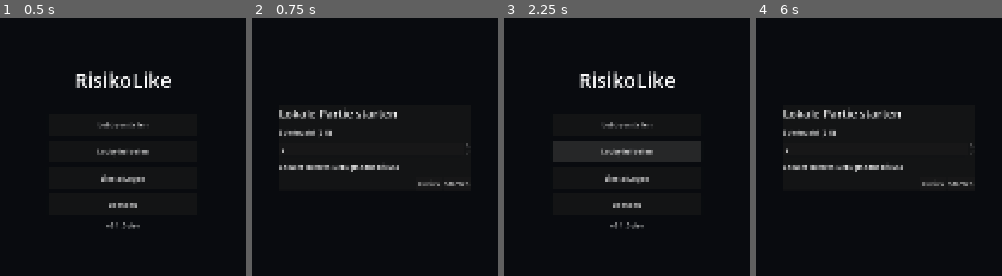
Above: before the commit, frames 1-4 (left to right).
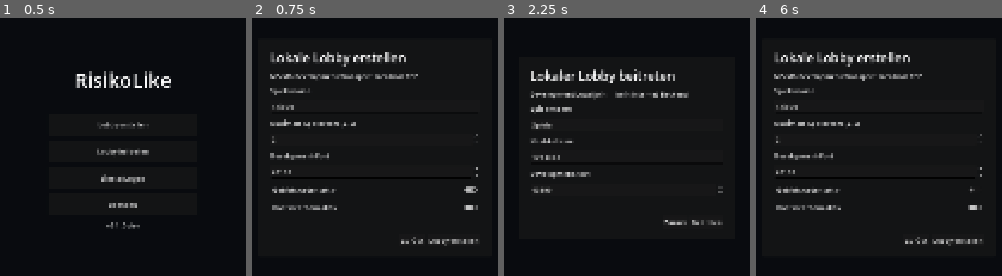
Above: after the commit, the same moments.

Repository: KevinRabbe/RisikoLike
Game: Godot game, scene res://scenes/boot/Boot.tscn
Two runs of this game, one before a commit and one after it. Both use one fixed random seed, a clock stepped at 60 frames per second and the inputs below.
Inputs (mouse positions are in pixels of both pictures, inside the frame that each line leads up to):
- Up to frame 1 (0.5 s): no input
- Up to frame 2 (0.75 s): click "Lobby erstellen" at 0.5 s
- Up to frame 3 (2.25 s): click "Zurück" at 1.25 s; click "Lobby beitreten" at 2 s
- Up to frame 4 (6 s): click (928, 221) at 2.75 s, where only the run after the commit has a clickable "Zurück"; click "Einstellungen" at 3.5 s; click "Zurück" at 4.25 s; click "Lobby erstellen" at 5 s; click (879, 190) at 5.75 s, where only the run after the commit has a clickable "Gebietskarten aktiv"

Frame 1 is identical in both runs. In frame 2, 7.8% of the frame differs, in the area x 7-93%, y 13-89%; in frame 3, 6.4%; in frame 4, 7.7%.

Commit message:
feat: add local lobby UI flow

Diff:
--- /dev/null
+++ b/scenes/menu/CreateLobby.tscn
@@ -0,0 +1,12 @@
+[gd_scene load_steps=2 format=3]
+
+[ext_resource type="Script" path="res://scripts/presentation/create_lobby.gd" id="1"]
+
+[node name="CreateLobby" type="Control"]
+layout_mode = 3
+anchors_preset = 15
+anchor_right = 1.0
+anchor_bottom = 1.0
+grow_horizontal = 2
+grow_vertical = 2
+script = ExtResource("1")
--- /dev/null
+++ b/scenes/menu/JoinLobby.tscn
@@ -0,0 +1,12 @@
+[gd_scene load_steps=2 format=3]
+
+[ext_resource type="Script" path="res://scripts/presentation/join_lobby.gd" id="1"]
+
+[node name="JoinLobby" type="Control"]
+layout_mode = 3
+anchors_preset = 15
+anchor_right = 1.0
+anchor_bottom = 1.0
+grow_horizontal = 2
+grow_vertical = 2
+script = ExtResource("1")
--- /dev/null
+++ b/scenes/menu/Lobby.tscn
@@ -0,0 +1,12 @@
+[gd_scene load_steps=2 format=3]
+
+[ext_resource type="Script" path="res://scripts/presentation/lobby_controller.gd" id="1"]
+
+[node name="Lobby" type="Control"]
+layout_mode = 3
+anchors_preset = 15
+anchor_right = 1.0
+anchor_bottom = 1.0
+grow_horizontal = 2
+grow_vertical = 2
+script = ExtResource("1")
--- a/scripts/app/scene_router.gd
+++ b/scripts/app/scene_router.gd
@@ -3,6 +3,9 @@
 const MAIN_MENU := "res://scenes/menu/MainMenu.tscn"
 const SETTINGS := "res://scenes/menu/Settings.tscn"
 const LOCAL_SETUP := "res://scenes/menu/LocalSetup.tscn"
+const CREATE_LOBBY := "res://scenes/menu/CreateLobby.tscn"
+const JOIN_LOBBY := "res://scenes/menu/JoinLobby.tscn"
+const LOBBY := "res://scenes/menu/Lobby.tscn"
 const GAME := "res://scenes/game/Game.tscn"
 
 func go_to_main_menu() -> void:
@@ -14,6 +17,15 @@
 func go_to_local_setup() -> void:
 	change_scene(LOCAL_SETUP)
 
+func go_to_create_lobby() -> void:
+	change_scene(CREATE_LOBBY)
+
+func go_to_join_lobby() -> void:
+	change_scene(JOIN_LOBBY)
+
+func go_to_lobby() -> void:
+	change_scene(LOBBY)
+
 func go_to_game() -> void:
 	change_scene(GAME)
 
--- /dev/null
+++ b/scripts/presentation/create_lobby.gd
@@ -0,0 +1,96 @@
+extends Control
+
+var player_name_input: LineEdit
+var max_players_spin: SpinBox
+var port_spin: SpinBox
+var cards_check: CheckButton
+var continents_check: CheckButton
+var status_label: Label
+
+func _ready() -> void:
+	_build_ui()
+
+func _build_ui() -> void:
+	var center := CenterContainer.new()
+	center.set_anchors_and_offsets_preset(Control.PRESET_FULL_RECT)
+	add_child(center)
+	var panel := PanelContainer.new()
+	panel.custom_minimum_size = Vector2(560, 0)
+	center.add_child(panel)
+	var margin := MarginContainer.new()
+	margin.add_theme_constant_override("margin_left", 28)
+	margin.add_theme_constant_override("margin_top", 24)
+	margin.add_theme_constant_override("margin_right", 28)
+	margin.add_theme_constant_override("margin_bottom", 24)
+	panel.add_child(margin)
+	var content := VBoxContainer.new()
+	content.add_theme_constant_override("separation", 12)
+	margin.add_child(content)
+	var title := Label.new()
+	title.text = "Lokale Lobby erstellen"
+	title.add_theme_font_size_override("font_size", 30)
+	content.add_child(title)
+	content.add_child(_label("M5/M6 Development-Transport: localhost TCP"))
+	content.add_child(_label("Spielername"))
+	player_name_input = LineEdit.new()
+	player_name_input.text = SettingsManager.player_name
+	player_name_input.max_length = 20
+	content.add_child(player_name_input)
+	content.add_child(_label("Maximale Spielerzahl (2–5)"))
+	max_players_spin = SpinBox.new()
+	max_players_spin.min_value = 2
+	max_players_spin.max_value = 5
+	max_players_spin.value = 2
+	content.add_child(max_players_spin)
+	content.add_child(_label("Development-Port"))
+	port_spin = SpinBox.new()
+	port_spin.min_value = 1024
+	port_spin.max_value = 65535
+	port_spin.value = NetworkManager.DEFAULT_LOCAL_PORT
+	content.add_child(port_spin)
+	cards_check = CheckButton.new()
+	cards_check.text = "Gebietskarten aktiv"
+	cards_check.button_pressed = true
+	content.add_child(cards_check)
+	continents_check = CheckButton.new()
+	continents_check.text = "Kontinentboni aktiv"
+	continents_check.button_pressed = true
+	content.add_child(continents_check)
+	status_label = Label.new()
+	status_label.autowrap_mode = TextServer.AUTOWRAP_WORD_SMART
+	content.add_child(status_label)
+	var actions := HBoxContainer.new()
+	actions.alignment = BoxContainer.ALIGNMENT_END
+	content.add_child(actions)
+	var back := Button.new()
+	back.text = "Zurück"
+	back.pressed.connect(_on_back_pressed)
+	actions.add_child(back)
+	var create := Button.new()
+	create.text = "Lobby erstellen"
+	create.pressed.connect(_on_create_pressed)
+	actions.add_child(create)
+
+func _on_create_pressed() -> void:
+	var cleaned_name := player_name_input.text.strip_edges()
+	if cleaned_name.length() < 2 or cleaned_name.length() > 20:
+		status_label.text = "Spielername muss 2 bis 20 Zeichen lang sein."
+		return
+	SettingsManager.player_name = cleaned_name
+	SettingsManager.save_settings()
+	var ruleset := Ruleset.new()
+	ruleset.territory_cards_enabled = cards_check.button_pressed
+	ruleset.continent_bonus_enabled = continents_check.button_pressed
+	var result := NetworkManager.host_local_lobby(cleaned_name, int(max_players_spin.value), ruleset, int(port_spin.value))
+	if not bool(result.get("ok", false)):
+		status_label.text = "Erstellen fehlgeschlagen: %s" % result.get("code", "NETWORK_ERROR")
+		return
+	SceneRouter.go_to_lobby()
+
+func _on_back_pressed() -> void:
+	SceneRouter.go_to_main_menu()
+
+func _label(value: String) -> Label:
+	var label := Label.new()
+	label.text = value
+	return label
--- a/scripts/presentation/game_controller.gd
+++ b/scripts/presentation/game_controller.gd
@@ -19,11 +19,20 @@
 var player_panel: VBoxContainer
 var source_id := ""
 var target_id := ""
+var network_mode := false
+var local_player_id := ""
 
 func _ready() -> void:
-	var player_count := int(get_tree().get_meta("local_player_count", 2))
-	game_state = GameState.create_local(clampi(player_count, 2, 5), 424242)
-	processor = CommandProcessor.new(game_state, RandomSource.new(424242))
+	if NetworkManager.has_active_match():
+		network_mode = true
+		local_player_id = NetworkManager.local_player_id
+		game_state = NetworkManager.game_state
+		NetworkManager.command_result_received.connect(_on_network_command_result)
+		NetworkManager.state_snapshot_changed.connect(_on_network_snapshot_changed)
+	else:
+		var player_count := int(get_tree().get_meta("local_player_count", 2))
+		game_state = GameState.create_local(clampi(player_count, 2, 5), 424242)
+		processor = CommandProcessor.new(game_state, RandomSource.new(424242))
 	_build_ui()
 	_refresh_ui()
 
@@ -134,6 +143,9 @@
 func _on_territory_selected(territory_id: String) -> void:
 	if game_state.status == GameState.MatchStatus.FINISHED:
 		return
+	if network_mode and game_state.turn_state.active_player_id != local_player_id:
+		result_label.text = "Du bist nicht am Zug."
+		return
 	var phase := game_state.turn_state.phase
 	if phase == TurnState.Phase.REINFORCEMENT or (phase == TurnState.Phase.ATTACK and game_state.get_player(game_state.turn_state.active_player_id).pending_trade_reinforcements > 0):
 		source_id = territory_id
@@ -150,9 +162,11 @@
 	selection_label.text = "Auswahl: %s -> %s" % [source_id if not source_id.is_empty() else "—", target_id if not target_id.is_empty() else "—"]
 
 func _on_primary_action_pressed() -> void:
-	var player_id := game_state.turn_state.active_player_id
+	var player_id := _command_player_id()
+	if player_id.is_empty():
+		return
 	var command: CommandEnvelope
-	switch game_state.turn_state.phase:
+	match game_state.turn_state.phase:
 		TurnState.Phase.REINFORCEMENT:
 			command = PlaceReinforcementCommand.create(player_id, game_state.state_revision, source_id, int(amount_spin.value))
 		TurnState.Phase.ATTACK:
@@ -170,10 +184,12 @@
 	_execute(command)
 
 func _on_reset_pressed() -> void:
-	_execute(CommandEnvelope.create(game_state.turn_state.active_player_id, game_state.state_revision, "reset_reinforcements"))
+	_execute(CommandEnvelope.create(_command_player_id(), game_state.state_revision, "reset_reinforcements"))
 
 func _on_trade_pressed() -> void:
-	var player := game_state.get_player(game_state.turn_state.active_player_id)
+	var player := game_state.get_player(_command_player_id())
+	if player == null:
+		return
 	var card_ids := _find_valid_card_set(player.territory_card_ids)
 	if card_ids.is_empty():
 		result_label.text = "Kein gültiges Kartenset gefunden."
@@ -181,8 +197,11 @@
 	_execute(CommandEnvelope.create(player.player_id, game_state.state_revision, "trade_cards", {"card_ids": card_ids}))
 
 func _on_end_phase_pressed() -> void:
+	var player_id := _command_player_id()
+	if player_id.is_empty():
+		return
 	var command_type := "confirm_reinforcements" if game_state.turn_state.phase == TurnState.Phase.REINFORCEMENT else "end_phase"
-	_execute(CommandEnvelope.create(game_state.turn_state.active_player_id, game_state.state_revision, command_type))
+	_execute(CommandEnvelope.create(player_id, game_state.state_revision, command_type))
 
 func _on_zoom_in_pressed() -> void:
 	map_controller.zoom_in()
@@ -194,12 +213,20 @@
 	map_controller.reset_view()
 
 func _on_end_turn_pressed() -> void:
-	_execute(CommandEnvelope.create(game_state.turn_state.active_player_id, game_state.state_revision, "end_turn"))
+	_execute(CommandEnvelope.create(_command_player_id(), game_state.state_revision, "end_turn"))
 
 func _on_surrender_pressed() -> void:
-	_execute(CommandEnvelope.create(game_state.turn_state.active_player_id, game_state.state_revision, "surrender"))
+	_execute(CommandEnvelope.create(_command_player_id(), game_state.state_revision, "surrender"))
 
 func _execute(command: CommandEnvelope) -> void:
+	if command == null or command.player_id.is_empty():
+		return
+	if network_mode:
+		var queued := NetworkManager.submit_command(command)
+		if not bool(queued.get("ok", false)):
+			result_label.text = "Abgelehnt: %s" % queued.get("code", "NETWORK_ERROR")
+		_refresh_ui()
+		return
 	var result := processor.execute(command)
 	if result.accepted:
 		result_label.text = "OK: %s" % result.data.get("code", "OK")
@@ -209,35 +236,53 @@
 		result_label.text = "Abgelehnt: %s" % result.code
 	_refresh_ui()
 
+func _on_network_command_result(result: CommandResult) -> void:
+	if result.accepted:
+		result_label.text = "Host bestätigt: %s" % result.code
+		source_id = ""
+		target_id = ""
+	else:
+		result_label.text = "Host lehnt ab: %s" % result.code
+	_refresh_ui()
+
+func _on_network_snapshot_changed(_snapshot: GameStateSnapshot) -> void:
+	game_state = NetworkManager.game_state
+	_refresh_ui()
+
 func _refresh_ui() -> void:
 	if map_controller != null:
 		if map_controller.grid == null:
 			map_controller.configure(game_state.map_data, game_state)
 		else:
 			map_controller.refresh()
-	var player := game_state.get_player(game_state.turn_state.active_player_id)
+	var active_player := game_state.get_player(game_state.turn_state.active_player_id)
+	var visible_player := game_state.get_player(_command_player_id()) if not _command_player_id().is_empty() else active_player
 	phase_label.text = "Phase: %s | Runde %d | Revision %d" % [game_state.turn_state.phase_name(), game_state.turn_state.round_number, game_state.state_revision]
-	player_label.text = "Am Zug: %s" % player.name
-	reinforcement_label.text = "Verstärkungen: %d | Karten: %d" % [player.reinforcements_remaining, player.territory_card_ids.size()]
+	player_label.text = "Am Zug: %s%s" % [active_player.name, " | Du: %s" % visible_player.name if network_mode and visible_player != null else ""]
+	reinforcement_label.text = "Eigene Verstärkungen: %d | Eigene Karten: %d" % [visible_player.reinforcements_remaining if visible_player != null else 0, visible_player.territory_card_ids.size() if visible_player != null else 0]
 	for child in player_panel.get_children():
 		child.queue_free()
 	for player_id: String in game_state.players:
 		var listed_player := game_state.get_player(player_id)
 		var player_row := Label.new()
-		player_row.text = "%s  | Gebiete: %d  | Karten: %d%s" % [listed_player.name, listed_player.territory_count(game_state), listed_player.territory_card_ids.size(), "  ← am Zug" if player_id == game_state.turn_state.active_player_id else ""]
+		var card_count := listed_player.territory_card_ids.size() if not network_mode or player_id == local_player_id else listed_player.visible_card_count
+		player_row.text = "%s  | Gebiete: %d  | Karten: %d%s" % [listed_player.name, listed_player.territory_count(game_state), card_count, "  ← am Zug" if player_id == game_state.turn_state.active_player_id else ""]
 		player_panel.add_child(player_row)
 	selection_label.text = "Auswahl: %s -> %s" % [source_id if not source_id.is_empty() else "—", target_id if not target_id.is_empty() else "—"]
 	var reinforcement_phase := game_state.turn_state.phase == TurnState.Phase.REINFORCEMENT
 	reset_button.visible = reinforcement_phase
 	trade_button.visible = game_state.turn_state.phase == TurnState.Phase.CARD_TRADE or game_state.forced_trade_player_id == game_state.turn_state.active_player_id
-	primary_action.visible = game_state.turn_state.phase == TurnState.Phase.REINFORCEMENT or game_state.turn_state.phase == TurnState.Phase.ATTACK or game_state.turn_state.phase == TurnState.Phase.FORTIFICATION
-	end_phase_button.visible = game_state.turn_state.phase != TurnState.Phase.TURN_END and game_state.status == GameState.MatchStatus.PLAYING
+	var can_act := not network_mode or game_state.turn_state.active_player_id == local_player_id
+	primary_action.visible = can_act and (game_state.turn_state.phase == TurnState.Phase.REINFORCEMENT or game_state.turn_state.phase == TurnState.Phase.ATTACK or game_state.turn_state.phase == TurnState.Phase.FORTIFICATION)
+	end_phase_button.visible = can_act and game_state.turn_state.phase != TurnState.Phase.TURN_END and game_state.status == GameState.MatchStatus.PLAYING
 	end_phase_button.text = "Verstärkungen bestätigen" if reinforcement_phase else "Phase beenden"
-	end_turn_button.visible = game_state.turn_state.phase == TurnState.Phase.TURN_END
+	end_turn_button.visible = can_act and game_state.turn_state.phase == TurnState.Phase.TURN_END
 	if game_state.status == GameState.MatchStatus.FINISHED:
 		result_label.text = "Sieg: %s" % game_state.get_player(game_state.winner_player_id).name
 
 func _find_valid_card_set(card_ids: Array[String]) -> Array[String]:
+	if network_mode:
+		return NetworkManager.find_valid_card_set(card_ids)
 	for first in range(card_ids.size()):
 		for second in range(first + 1, card_ids.size()):
 			for third in range(second + 1, card_ids.size()):
@@ -245,3 +290,10 @@
 				if processor.card_manager.is_valid_set(candidate):
 					return candidate
 	return []
+
+func _command_player_id() -> String:
+	if network_mode:
+		if game_state == null or game_state.turn_state.active_player_id != local_player_id:
+			return ""
+		return local_player_id
+	return game_state.turn_state.active_player_id if game_state != null else ""
--- /dev/null
+++ b/scripts/presentation/join_lobby.gd
@@ -0,0 +1,81 @@
+extends Control
+
+var player_name_input: LineEdit
+var address_input: LineEdit
+var port_spin: SpinBox
+var status_label: Label
+
+func _ready() -> void:
+	_build_ui()
+
+func _build_ui() -> void:
+	var center := CenterContainer.new()
+	center.set_anchors_and_offsets_preset(Control.PRESET_FULL_RECT)
+	add_child(center)
+	var panel := PanelContainer.new()
+	panel.custom_minimum_size = Vector2(520, 0)
+	center.add_child(panel)
+	var margin := MarginContainer.new()
+	margin.add_theme_constant_override("margin_left", 28)
+	margin.add_theme_constant_override("margin_top", 24)
+	margin.add_theme_constant_override("margin_right", 28)
+	margin.add_theme_constant_override("margin_bottom", 24)
+	panel.add_child(margin)
+	var content := VBoxContainer.new()
+	content.add_theme_constant_override("separation", 12)
+	margin.add_child(content)
+	var title := Label.new()
+	title.text = "Lokaler Lobby beitreten"
+	title.add_theme_font_size_override("font_size", 30)
+	content.add_child(title)
+	content.add_child(_label("Development Local Join — kein Internet-Backend"))
+	content.add_child(_label("Spielername"))
+	player_name_input = LineEdit.new()
+	player_name_input.text = SettingsManager.player_name
+	player_name_input.max_length = 20
+	content.add_child(player_name_input)
+	content.add_child(_label("Host-Adresse"))
+	address_input = LineEdit.new()
+	address_input.text = "127.0.0.1"
+	content.add_child(address_input)
+	content.add_child(_label("Development-Port"))
+	port_spin = SpinBox.new()
+	port_spin.min_value = 1
+	port_spin.max_value = 65535
+	port_spin.value = NetworkManager.DEFAULT_LOCAL_PORT
+	content.add_child(port_spin)
+	status_label = Label.new()
+	status_label.autowrap_mode = TextServer.AUTOWRAP_WORD_SMART
+	content.add_child(status_label)
+	var actions := HBoxContainer.new()
+	actions.alignment = BoxContainer.ALIGNMENT_END
+	content.add_child(actions)
+	var back := Button.new()
+	back.text = "Zurück"
+	back.pressed.connect(_on_back_pressed)
+	actions.add_child(back)
+	var join := Button.new()
+	join.text = "Beitreten"
+	join.pressed.connect(_on_join_pressed)
+	actions.add_child(join)
+
+func _on_join_pressed() -> void:
+	var cleaned_name := player_name_input.text.strip_edges()
+	if cleaned_name.length() < 2 or cleaned_name.length() > 20:
+		status_label.text = "Spielername muss 2 bis 20 Zeichen lang sein."
+		return
+	SettingsManager.player_name = cleaned_name
+	SettingsManager.save_settings()
+	var result := NetworkManager.join_local_lobby(cleaned_name, address_input.text.strip_edges(), int(port_spin.value))
+	if not bool(result.get("ok", false)):
+		status_label.text = "Beitreten fehlgeschlagen: %s" % result.get("code", "NETWORK_ERROR")
+		return
+	SceneRouter.go_to_lobby()
+
+func _on_back_pressed() -> void:
+	SceneRouter.go_to_main_menu()
+
+func _label(value: String) -> Label:
+	var label := Label.new()
+	label.text = value
+	return label
--- /dev/null
+++ b/scripts/presentation/lobby_controller.gd
@@ -0,0 +1,159 @@
+extends Control
+
+var title_label: Label
+var invite_label: Label
+var status_label: Label
+var players_list: VBoxContainer
+var rules_label: Label
+var ready_button: Button
+var start_button: Button
+var cards_check: CheckButton
+var continents_check: CheckButton
+
+func _ready() -> void:
+	_build_ui()
+	NetworkManager.lobby_changed.connect(_on_lobby_changed)
+	NetworkManager.network_error.connect(_on_network_error)
+	NetworkManager.match_started.connect(_on_match_started)
+	_refresh(NetworkManager.lobby_state)
+
+func _build_ui() -> void:
+	var margin := MarginContainer.new()
+	margin.set_anchors_and_offsets_preset(Control.PRESET_FULL_RECT)
+	margin.add_theme_constant_override("margin_left", 36)
+	margin.add_theme_constant_override("margin_top", 30)
+	margin.add_theme_constant_override("margin_right", 36)
+	margin.add_theme_constant_override("margin_bottom", 30)
+	add_child(margin)
+	var root := VBoxContainer.new()
+	root.add_theme_constant_override("separation", 14)
+	margin.add_child(root)
+	title_label = Label.new()
+	title_label.add_theme_font_size_override("font_size", 30)
+	root.add_child(title_label)
+	invite_label = Label.new()
+	root.add_child(invite_label)
+	var content := HBoxContainer.new()
+	content.size_flags_vertical = Control.SIZE_EXPAND_FILL
+	root.add_child(content)
+	var players_panel := PanelContainer.new()
+	players_panel.size_flags_horizontal = Control.SIZE_EXPAND_FILL
+	content.add_child(players_panel)
+	var players_box := VBoxContainer.new()
+	players_box.add_theme_constant_override("separation", 8)
+	players_panel.add_child(players_box)
+	var players_title := Label.new()
+	players_title.text = "Spieler"
+	players_title.add_theme_font_size_override("font_size", 22)
+	players_box.add_child(players_title)
+	players_list = VBoxContainer.new()
+	players_box.add_child(players_list)
+	var rules_panel := PanelContainer.new()
+	rules_panel.custom_minimum_size = Vector2(360, 0)
+	content.add_child(rules_panel)
+	var rules_box := VBoxContainer.new()
+	rules_box.add_theme_constant_override("separation", 8)
+	rules_panel.add_child(rules_box)
+	var rules_title := Label.new()
+	rules_title.text = "Ruleset"
+	rules_title.add_theme_font_size_override("font_size", 22)
+	rules_box.add_child(rules_title)
+	rules_label = Label.new()
+	rules_label.autowrap_mode = TextServer.AUTOWRAP_WORD_SMART
+	rules_box.add_child(rules_label)
+	cards_check = CheckButton.new()
+	cards_check.text = "Gebietskarten aktiv"
+	cards_check.toggled.connect(_on_ruleset_changed)
+	rules_box.add_child(cards_check)
+	continents_check = CheckButton.new()
+	continents_check.text = "Kontinentboni aktiv"
+	continents_check.toggled.connect(_on_ruleset_changed)
+	rules_box.add_child(continents_check)
+	status_label = Label.new()
+	status_label.autowrap_mode = TextServer.AUTOWRAP_WORD_SMART
+	root.add_child(status_label)
+	var actions := HBoxContainer.new()
+	actions.alignment = BoxContainer.ALIGNMENT_END
+	root.add_child(actions)
+	ready_button = Button.new()
+	ready_button.text = "Bereit"
+	ready_button.pressed.connect(_on_ready_pressed)
+	actions.add_child(ready_button)
+	start_button = Button.new()
+	start_button.text = "Match starten"
+	start_button.pressed.connect(_on_start_pressed)
+	actions.add_child(start_button)
+	var leave := Button.new()
+	leave.text = "Lobby verlassen"
+	leave.pressed.connect(_on_leave_pressed)
+	actions.add_child(leave)
+
+func _refresh(lobby: LobbyState) -> void:
+	if lobby == null:
+		status_label.text = "Keine Lobby aktiv."
+		return
+	title_label.text = "Lobby %s" % lobby.lobby_id
+	invite_label.text = "Development-Code: %s | localhost:%d | Status: %s" % [lobby.invite_code, NetworkManager.local_port, lobby.status_name()]
+	for child in players_list.get_children():
+		child.queue_free()
+	for player_id: String in _sorted_player_ids(lobby.players):
+		var player := lobby.get_player(player_id)
+		var row := Label.new()
+		row.text = "%s  [%s]%s%s" % [player.name, player.player_id, "  HOST" if player.is_host else "", "  BEREIT" if player.is_ready else "  wartet"]
+		players_list.add_child(row)
+	rules_label.text = "Karten: %s\nKontinentboni: %s\nProtokoll: %d\nSpielversion: %s" % ["AN" if lobby.ruleset.territory_cards_enabled else "AUS", "AN" if lobby.ruleset.continent_bonus_enabled else "AUS", lobby.protocol_version, lobby.game_version]
+	cards_check.button_pressed = lobby.ruleset.territory_cards_enabled
+	continents_check.button_pressed = lobby.ruleset.continent_bonus_enabled
+	var is_host := NetworkManager.role == NetworkManager.Role.HOST
+	start_button.visible = is_host
+	start_button.disabled = not is_host
+	cards_check.disabled = not is_host or lobby.ruleset_locked
+	continents_check.disabled = not is_host or lobby.ruleset_locked
+	ready_button.visible = NetworkManager.role == NetworkManager.Role.CLIENT
+	if NetworkManager.role == NetworkManager.Role.CLIENT:
+		var local := lobby.get_player(NetworkManager.local_player_id)
+		ready_button.text = "Nicht bereit" if local != null and local.is_ready else "Bereit"
+
+func _on_ready_pressed() -> void:
+	var lobby := NetworkManager.lobby_state
+	var local := lobby.get_player(NetworkManager.local_player_id) if lobby != null else null
+	if local != null:
+		NetworkManager.set_ready_state(not local.is_ready)
+
+func _on_ruleset_changed(_value: bool) -> void:
+	if NetworkManager.role != NetworkManager.Role.HOST or NetworkManager.lobby_state == null or NetworkManager.lobby_state.ruleset_locked:
+		return
+	var ruleset := NetworkManager.lobby_state.ruleset.duplicate_ruleset()
+	ruleset.territory_cards_enabled = cards_check.button_pressed
+	ruleset.continent_bonus_enabled = continents_check.button_pressed
+	var result := NetworkManager.configure_ruleset(ruleset)
+	if not bool(result.get("ok", false)):
+		status_label.text = "Ruleset abgelehnt: %s" % result.get("code", "INVALID_RULESET")
+
+func _on_start_pressed() -> void:
+	var result := NetworkManager.start_match()
+	if not bool(result.get("ok", false)):
+		status_label.text = "Start nicht möglich: %s" % result.get("code", "INVALID_REQUEST")
+
+func _on_leave_pressed() -> void:
+	NetworkManager.leave_lobby()
+	SceneRouter.go_to_main_menu()
+
+func _on_lobby_changed(snapshot: LobbySnapshot) -> void:
+	_refresh(snapshot)
+
+func _on_network_error(code: String) -> void:
+	status_label.text = "Netzwerk: %s" % code
+	if code == "LOBBY_CLOSED":
+		NetworkManager.shutdown()
+		SceneRouter.go_to_main_menu()
+
+func _on_match_started(_state: GameState) -> void:
+	SceneRouter.go_to_game()
+
+static func _sorted_player_ids(values: Dictionary) -> Array[String]:
+	var result: Array[String] = []
+	for player_id in values:
+		result.append(str(player_id))
+	result.sort()
+	return result
--- a/scripts/presentation/main_menu.gd
+++ b/scripts/presentation/main_menu.gd
@@ -6,10 +6,10 @@
 	version_label.text = "v%s" % App.GAME_VERSION
 
 func _on_create_lobby_pressed() -> void:
-	SceneRouter.go_to_local_setup()
+	SceneRouter.go_to_create_lobby()
 
 func _on_join_lobby_pressed() -> void:
-	print("[APP] Join Lobby not implemented yet")
+	SceneRouter.go_to_join_lobby()
 
 func _on_settings_pressed() -> void:
 	SceneRouter.go_to_settings()
Not shown, changed: ROADMAP.md
